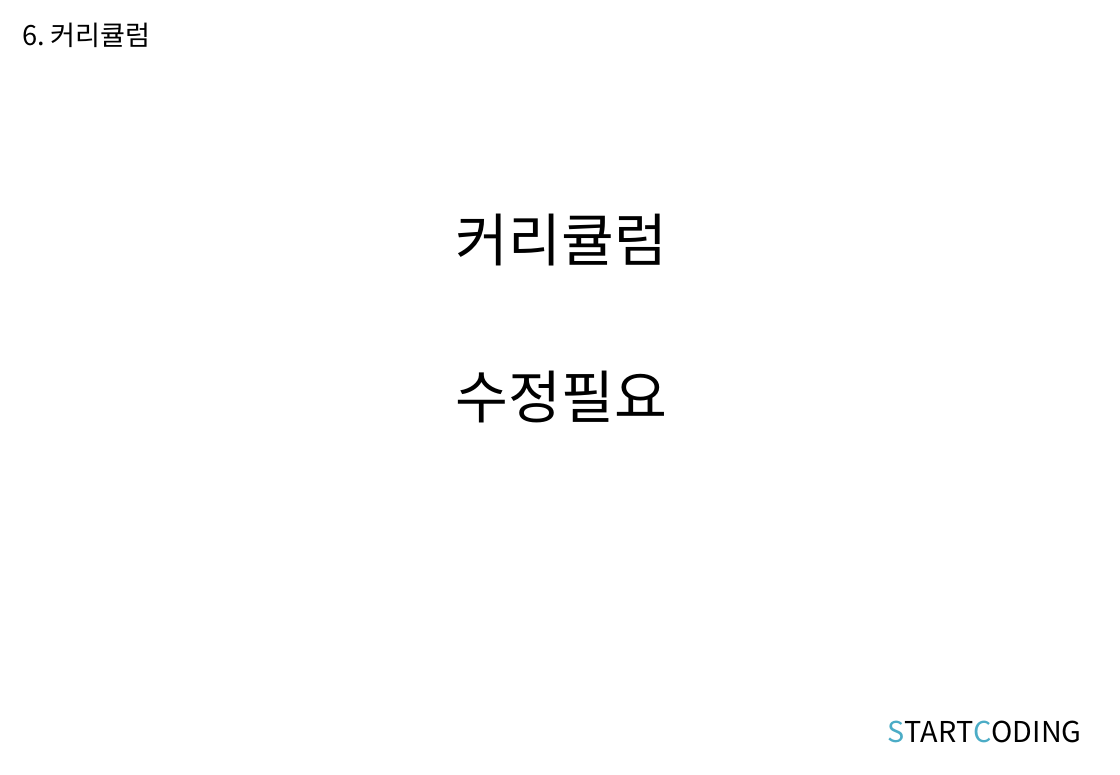
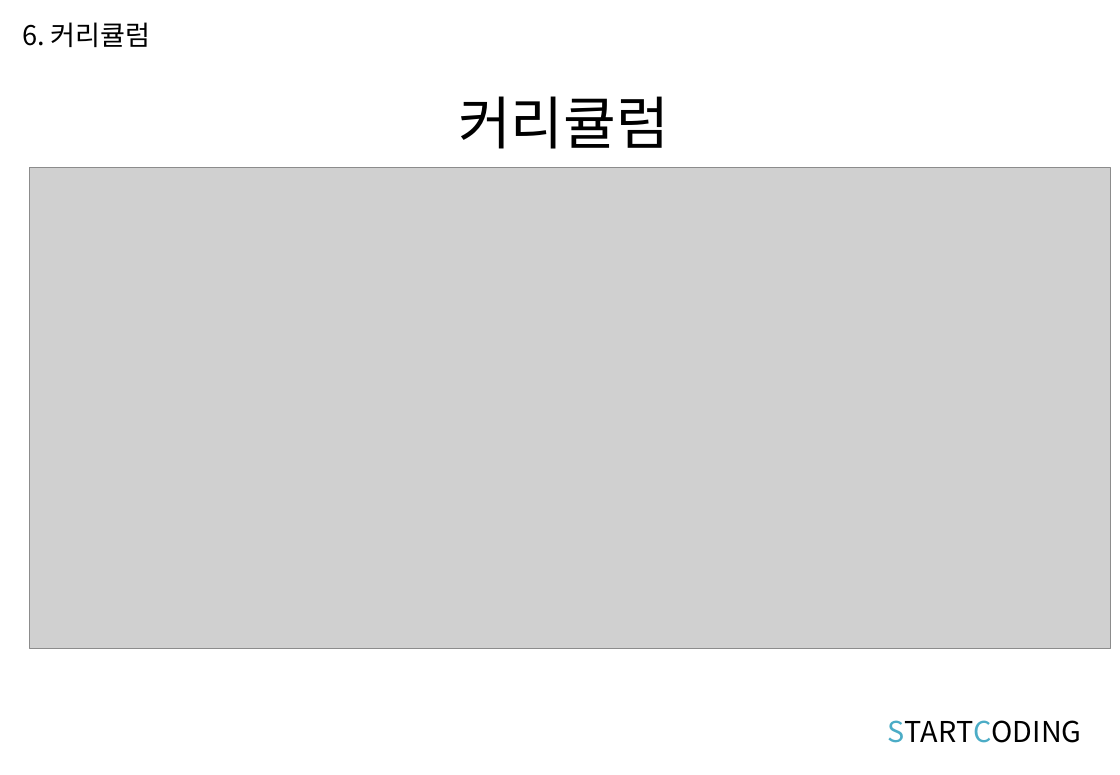
Before and after one commit to kwonkijun/python, a slide deck: slide 12 of 웹크롤링(PPT)/핵심만 쏘~옥 실전 웹 크롤링.강의소개.pptx. Drawn at 1120x775 pixels with LibreOffice and Linux fonts; fonts in the diff are those of the drawing; grey boxes stand for pictures. Boxes give left, top, right and bottom in pixels: in the first picture for what was removed or moved away, otherwise in the second. Text is boxed around its words. In the diff, an @@ line names an element or a change of style, - is before the commit and + after.

```diff
--- a/웹크롤링(PPT)/핵심만 쏘~옥 실전 웹 크롤링.강의소개.pptx
+++ b/웹크롤링(PPT)/핵심만 쏘~옥 실전 웹 크롤링.강의소개.pptx
@@ title "커리큘럼" moved from (x1=456, y1=213, x2=667, y2=266) to (x1=458, y1=96, x2=669, y2=149) @@
@@ picture added at (x1=29, y1=168, x2=1111, y2=648) @@
@@ text removed at (x1=456, y1=370, x2=667, y2=423) @@
-수정필요
```
Also in this commit, not shown: 1 other slide changed, 1 slide added, 13 other files.
